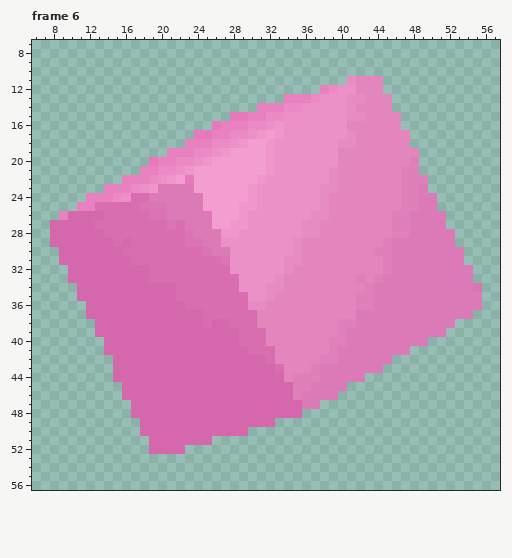
One commit to this animated GIF sprite: assets/gifProofperfpad.gif. The first picture shows the starting point.
The file is 64x64 pixels, 11 frames. Colours within 5 levels of each other are drawn and written as one. Shown: frame 6: x 6..57, y 7..56. The commit also changed other frames, which this record leaves out.
New version:
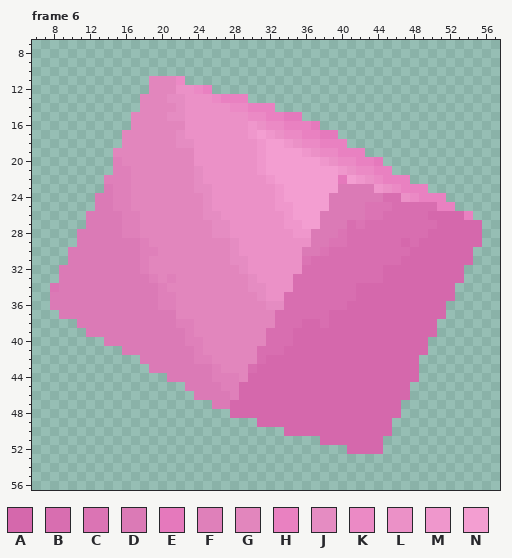
Palette (. is transparent): A #d568ac  B #d86eb0  C #db74b4  D #db7ab6  E #e579bc  F #df80ba  G #e286bd  H #e981c1  J #e58cc2  K #eb8ac5  L #eb91c7  M #ef97cc  N #f39ed1
Change:
Changed rows in their new state; - is an unchanged pixel.
Frame 6:
first column x 8:
11 -----------GGGK------------------....-----------
12 -----------GGGLLKH------------.......-----------
13 ----------GGGJJLLLKHHH----............----------
14 ----------GGGGJLLLLLKKH--.............----------
15 ---------GGGGJJLLLLLLLKKHHEE...........---------
16 ---------GGGGGGLLLLLLLMLKKHHHE.........---------
17 --------GGGGGGJLLLLLLLMNMLKKHHEE........--------
18 --------GGGGGGJJLLLL-LLMNNM-KKHHH.......--------
19 -------GGGGGGGGGLL-LLLLMNNNNM-KKHHH......-------
20 -------FGGGGGGGG-LLLLLLMNNNNNNM-KKHHE....-------
21 -------FFGGGGGGGJLLLLLLMNNNNNNNNMLKKHH...-------
22 ------FFFGGGGGGGJLLLLLLLMNNNNNNNENMLKHHH..------
23 ------DFFGGGGGGGJJLLLLL--MNNNNNNDDDDMLKHHH------
24 ----.DDFFGGGGGGGGJLLLLL--MNNNNNDDDDDDBBLKHHH----
25 ---..DDFFGGGGGGGGJLLLLL--MMNNNNDDDDCCCBBBBBHH---
26 -...DDDDFFGGGGGGGJJLLL----MNNNDDDDDCCBBBBBAAAAH-
27 ....DDDDFFGGGGGGGGJJLL----MMNNDDDBCBBBBBBBBAAAAA
28 ...DDDDDFFGGGGGGGGJJL------MMDDDCBBBBBBBBBAAAAAA
29 ...DDDDDDDFGGGGGGGGGJ------LLDDCCBBBBBBABAAAAAAA
30 -.DDDDDDDDFFGGGGGGGGJ------LDDCBBBBBBBBBAAAAAAA-
31 -.DDDDDDDDFGGGGGGGGGJJ----LLCBBBBBBBBBBAAAAAAAA-
32 -DDDDDDDDDFGGGGGGGGGGJ----LLBBBBBBBBBAAAAAAAAA.-
33 -DDDDDDDDDDFGFGGGGGGGGJ--LLBBBBBBBBBBAAAAAAAAA.-
34 CDDDDDDDDDDDFGGGGGGGGGJJLLLBBBBBBBAAAAAAAAAAA...
35 DDDDDDDDDDDDFFGGGGGGGGGJLLBBBBBBBBAAAAAAAAAAA...
36 DDDDDDDDDDDDFFGGGGGGGGGGJJBBBBBBBAAAAAAAAAAA....
37 -DDDDDDDDDDDDDGGGGGGGGG--BBBBBBAAAAAAAAAAAAA...-
38 ---DDDDDDDDDDDFFGGGGGGG--BBBAABAAAAAAAAAAAA..---
39 ----DDDDDDDDDDDFGGGGGGGGBBBAAAAAAAAAAAAAAAA.----
40 ------DDDDDDDDDFFGGGGGGGBBBAAAAAAAAAAAAAAA------
41 ------..DDDDDDDDFGGGGGG--BAAAAAAAAAAAAAAAA------
42 -------...DDDDDDFFGGGGGBAAAAAAAAAAAAAAAAA-------
43 -------....DDDDDDDFGGGB--AAAAAAAAAAAAAAAA-------
44 -------......DDDDDFFFG----AAAAAAAAAAAAAAA-------
45 --------.......DDDDFF------AAAAAAAAAAAAA--------
46 --------........DDDDF------AAAAAAAAAAAAA--------
47 ---------.........DD--------AAAAAAAAAAA---------
48 ---------...........--------AAAAAAAAAAA---------
49 ----------.............--AAAAAAAAAAAAA----------
50 ----------............----AAAAAAAAAAAA----------
51 -----------.......------------AAAAAAA-----------
52 -----------....------------------AAAA-----------
Where, in picture pixels (left, top, right, bottom), the same in both pictures:
changed: (50, 76, 482, 454)
